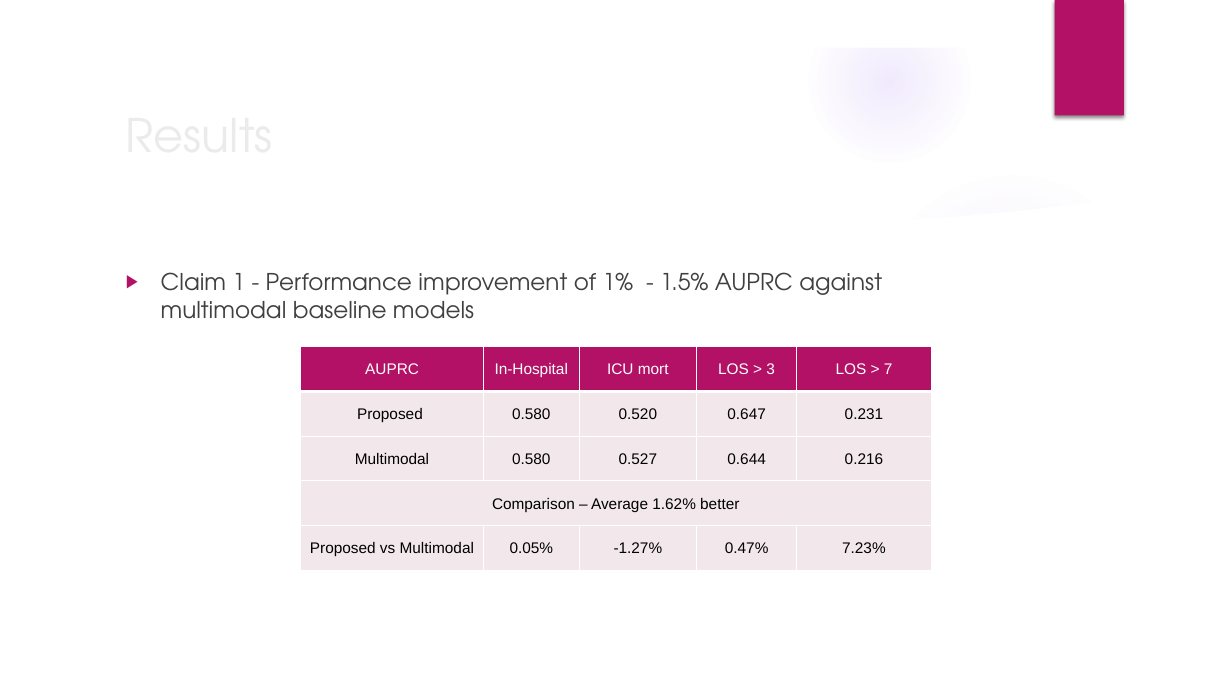
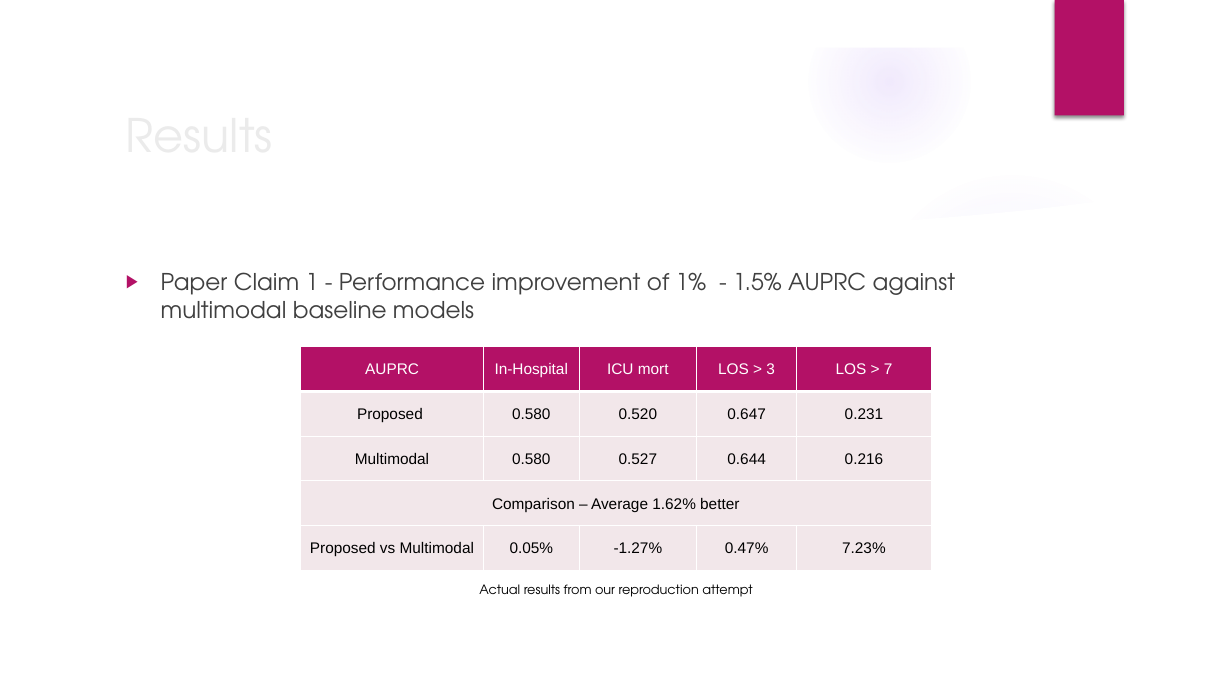
Before and after one commit to s-gopikrishnan/cs-598-dlh-final-project, a slide deck: slide 5 of report/project_presentation.pptx. Drawn at 1232x693 pixels with LibreOffice and Linux fonts; fonts in the diff are those of the drawing; background and template pictures are left out. Boxes give left, top, right and bottom in pixels: in the first picture for what was removed or moved away, otherwise in the second. Text is boxed around its words. In the diff, an @@ line names an element or a change of style, - is before the commit and + after.

Commit message:
feat: updated presentation with results

```diff
--- a/report/project_presentation.pptx
+++ b/report/project_presentation.pptx
@@ text at box(161, 272, 956, 319): text changed @@
-▶ Claim 1 - Performance improvement of 1% - 1.5% AUPRC against multimodal baseline models
+▶ Paper Claim 1 - Performance improvement of 1% - 1.5% AUPRC against multimodal baseline models
@@ text added at box(479, 584, 752, 597), 10 pt, text #000000 @@
+Actual results from our reproduction attempt
```
Also in this commit, not shown: 1 other slide changed, 1 slide added, 2 slides removed, 2 other files.
